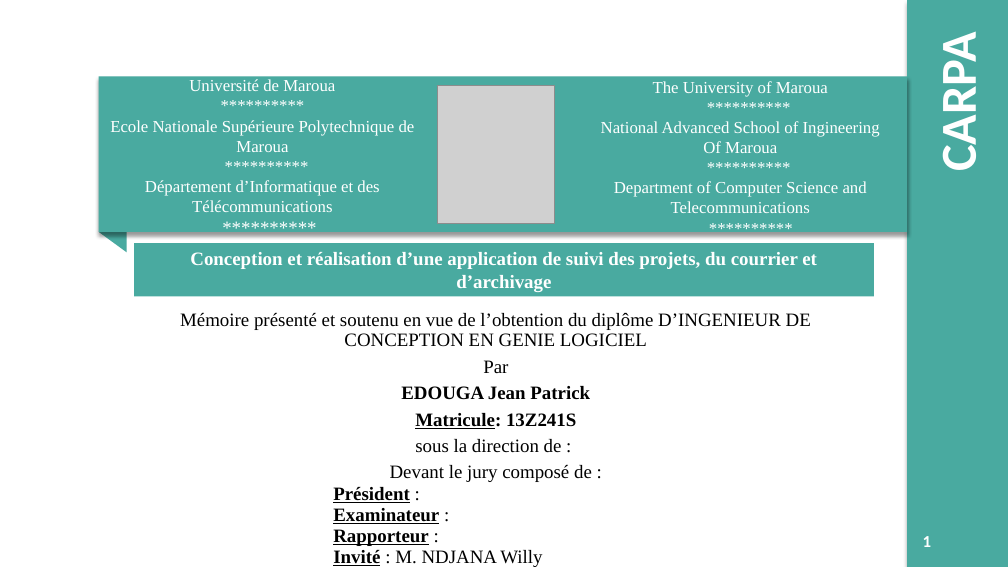
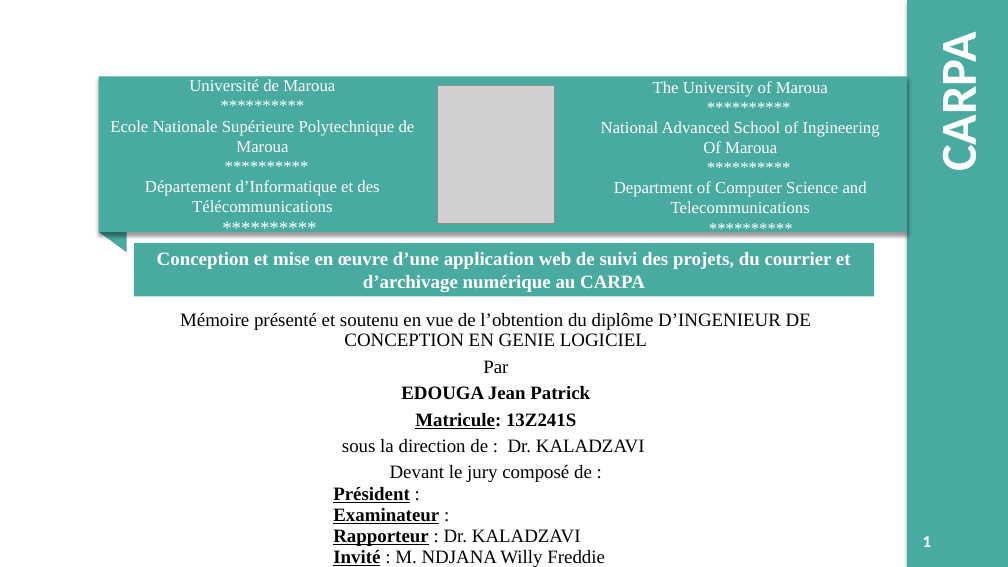
Before and after one commit to django123/memoire-M2, a slide deck: slide 1 of presentation.pptm. Drawn at 1008x567 pixels with LibreOffice and Linux fonts; fonts in the diff are those of the drawing; grey boxes stand for pictures; background and template pictures are left out. Boxes give left, top, right and bottom in pixels: in the first picture for what was removed or moved away, otherwise in the second. Text is boxed around its words. In the diff, an @@ line names an element or a change of style, - is before the commit and + after.

Commit message:
mise au point de mon mémoire

```diff
--- a/presentation.pptm
+++ b/presentation.pptm
@@ text in rectangle at [157,252,851,292]: text changed @@
-Conception et réalisation d’une application de suivi des projets, du courrier et d’archivage
+Conception et mise en œuvre d’une application web de suivi des projets, du courrier et d’archivage numérique au CARPA
@@ subtitle at [342,439,645,453]: text changed @@
-sous la direction de :
+sous la direction de : Dr. KALADZAVI
@@ subtitle at [333,529,605,567]: text changed; bold off @@
-      Rapporteur :
-      Invité : M. NDJANA Willy
+      Rapporteur : Dr. KALADZAVI
+      Invité : M. NDJANA Willy Freddie
```
Also in this commit, not shown: 7 other slides changed, 1 other file.
